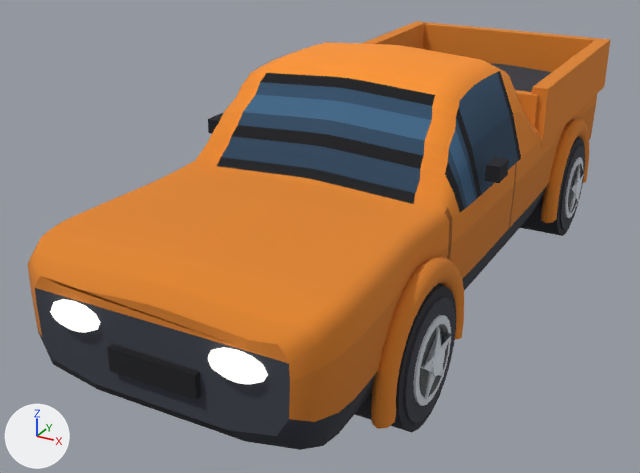
Renders of the glTF model examples/pine-ridge-rally/models/car_pickup.glb from each side of a commit.
Both versions are drawn from a 50 mm camera at (2.48, -5.54, 3.0) aimed at (-0.33, -0.43, 0.45). Every picture has the same lights, and +X, +Y and +Z are marked at lower left. The picture after the commit comes second. Vertices at exactly the same position are counted once.

In view in the first picture: 'body', 'wheel_fr', 'wheel_rr'.
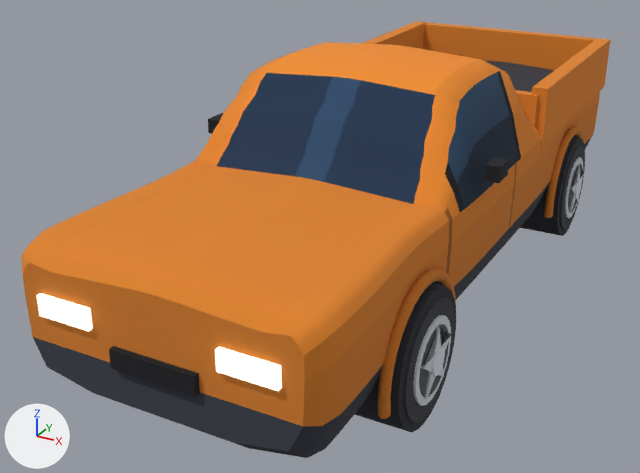
The change, as a diff of the scene's bpy script:
```diff
--- a/examples/pine-ridge-rally/models/car_pickup.glb.py
+++ b/examples/pine-ridge-rally/models/car_pickup.glb.py
@@ me_body @@
 # used by ob_body; location = (0.0, 0.0, 0.412)
-me_body.from_pydata(...)  # 2152 vertices, 4068 faces; spans x -1.04..1.04, y -2.76..2.69, z -0.12..1.35
+me_body.from_pydata(...)  # 1936 vertices, 3636 faces; spans x -1.04..1.04, y -2.72..2.66, z -0.11..1.35
+# me_body part 1: a new loose piece, a box spanning x -0.258..0.258, y -2.722..-2.666, z 0.216..0.328, in mat_vertex_colours
+# me_body part 2: the loose piece of 8 vertices spanning x -0.16..0.16, y 2.61..2.66, z 0.25..0.39 is moved by (-0.55, -5.32, 0.13), in mat_glow_0_95
+# me_body part 3: a new loose piece, a box spanning x 0.383..0.716, y -2.719..-2.662, z 0.391..0.51, in mat_glow_0_95
+# me_body part 4: the loose piece of 152 vertices spanning x 0.86..0.99, y -2.12..-0.97, z -0.12..0.57 is rebuilt with 152 vertices and now spans x 0.88..0.95, y -2.05..-1.04, z -0.11..0.5
+# me_body part 5: the loose piece of 152 vertices spanning x 0.86..0.99, y 0.97..2.12, z -0.12..0.57 is rebuilt with 152 vertices and now spans x 0.88..0.95, y 1.04..2.05, z -0.11..0.5
+# me_body part 6: the loose piece of 62 vertices spanning x 0.32..0.65, y -2.76..-2.63, z 0.36..0.52 is deleted
+# me_body part 7: the loose piece of 62 vertices spanning x -0.65..-0.32, y -2.76..-2.63, z 0.36..0.52 is deleted
+# me_body part 8
+# 56 vertices are removed from x -0.92..0.92, y -2.69..2.62, z -0.03..0.57
+# 119 faces are deleted
+# 7 vertices in x -0.92..0.92, y -2.62..1.54, z -0.03..0.48 move by (0.0, 0.0, -0.03)
+# 7 vertices in x -0.92..0.92, y -2.02..1.24, z -0.03..0.0 move by (0.0, 0.02, 0.0)
+# 7 vertices in x -0.92..0.92, y -1.34..1.84, z -0.03 move by (0.0, -0.01, 0.0)
+# 6 vertices in x -0.1..0.1, y -2.69..2.62, z 0.62 move by (0.0, 0.0, 0.06)
+# 5 vertices in x 0.55..0.73, y -2.69..2.62, z 0.57..0.61 move by (0.07, 0.0, 0.06)
+# 5 vertices in x -0.73..-0.55, y -2.69..2.62, z 0.57..0.61 move by (-0.07, 0.0, 0.06)
+# 115 vertices move from x -0.92..0.92, y -2.69..2.62, z -0.08..0.76 to x -0.92..0.92, y -2.69..2.62, z -0.09..0.77
+# 56 vertices are added at x -0.92..0.92, y -2.69..2.62, z -0.03..0.63
+# 119 new faces join them, mat_vertex_colours
+# me_body part 9: 1305 kept faces spanning x -0.93..0.93, y -2.69..2.62, z 0.2..1.35 get new vertex colours; the middle colour goes from orange #e2852a to orange #df832a
+# other edits to the shape of me_body do not show in these pictures
 me_body.materials.append(mat_vertex_colours)
```

Pixel boxes [x1, y1, x2, y2] of what changed, in the pictures (640 x 473 px; the box of a moved part takes in the faces that stretch with it):
'body', reshaped: before [28, 21, 611, 450]; after [21, 21, 611, 458]
part 1 of me_body, added: after [109, 346, 200, 397]
part 2 of me_body, moved or reshaped (not visible before): after [36, 293, 93, 332]
part 3 of me_body, added: after [215, 347, 282, 391]
part 4 of me_body, rebuilt (16% narrower, 13% shorter): before [371, 256, 464, 429]; after [378, 268, 456, 419]
part 5 of me_body, rebuilt (16% narrower, 12% shorter): before [541, 118, 589, 223]; after [544, 126, 584, 218]
part 6 of me_body, deleted: before [208, 347, 268, 384]
part 7 of me_body, deleted: before [50, 299, 101, 333]
part 8 of me_body, moved or reshaped: before [28, 63, 552, 450]; after [21, 60, 600, 458]
part 9 of me_body, recoloured: [36, 42, 597, 419] in both
